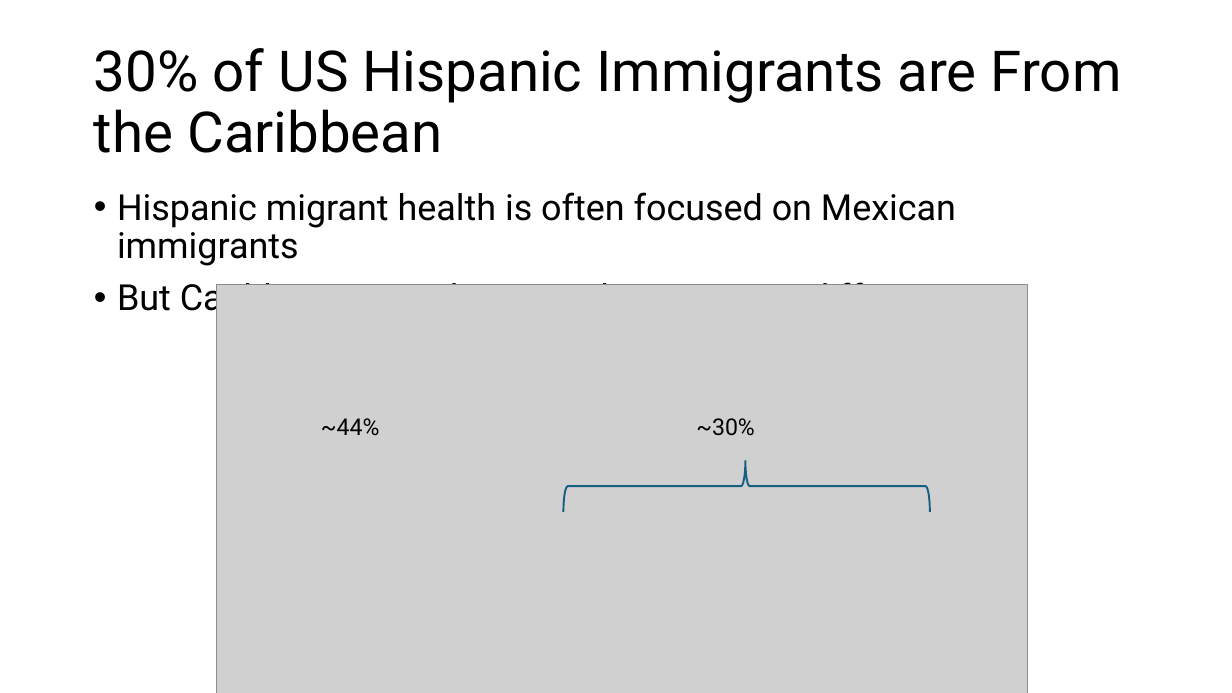
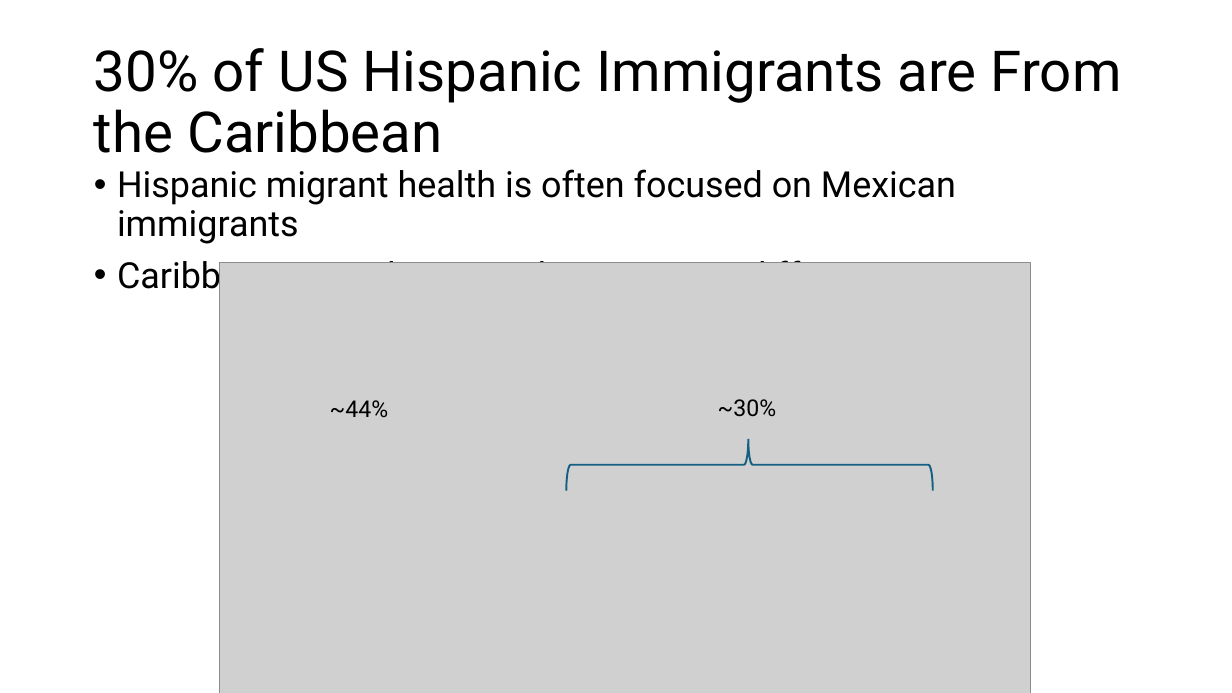
Before and after one commit to chrissoria/international_migration_ses, a slide deck: slide 2 of presentation/PAA_2025.pptx. Drawn at 1232x693 pixels with LibreOffice and Linux fonts; fonts in the diff are those of the drawing; grey boxes stand for pictures. Boxes give left, top, right and bottom in pixels: in the first picture for what was removed or moved away, otherwise in the second. Text is boxed around its words. In the diff, an @@ line names an element or a change of style, - is before the commit and + after.

```diff
--- a/presentation/PAA_2025.pptx
+++ b/presentation/PAA_2025.pptx
@@ text "Hispanic migrant health is often ...": place and size @@
-text "Hispanic migrant health is often ..." at (117,192,956,319)
+text "Hispanic migrant health is often ..." at (117,169,956,297)
@@ text at (117,255,881,297): text changed @@
-• But Caribbean sociodemographics are very different
+• Caribbean sociodemographics are very different
@@ picture: place and size @@
-picture at (217,285,1028,693)
+picture at (220,262,1031,693)
@@ text "~30%": place and size @@
-text "~30%" at (696,418,755,436)
+text "~30%" at (718,399,777,417)
@@ text "~44%": place and size @@
-text "~44%" at (321,418,380,435)
+text "~44%" at (330,400,389,417)
@@ right brace: place and size @@
-right brace at (563,461,930,512)
+right brace at (566,439,933,491)
```
Also in this commit, not shown: 10 other slides changed, 28 other files.
